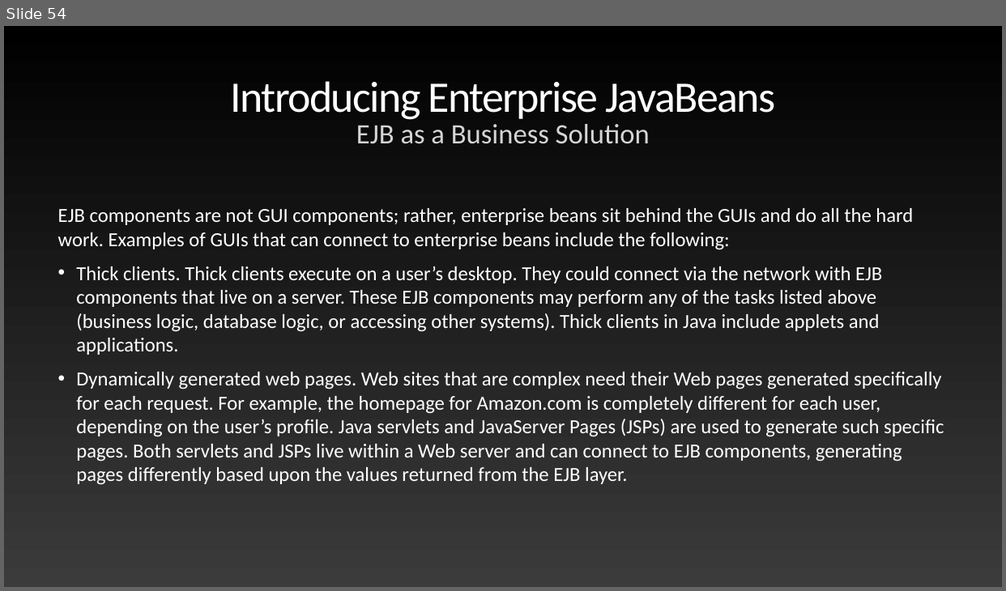
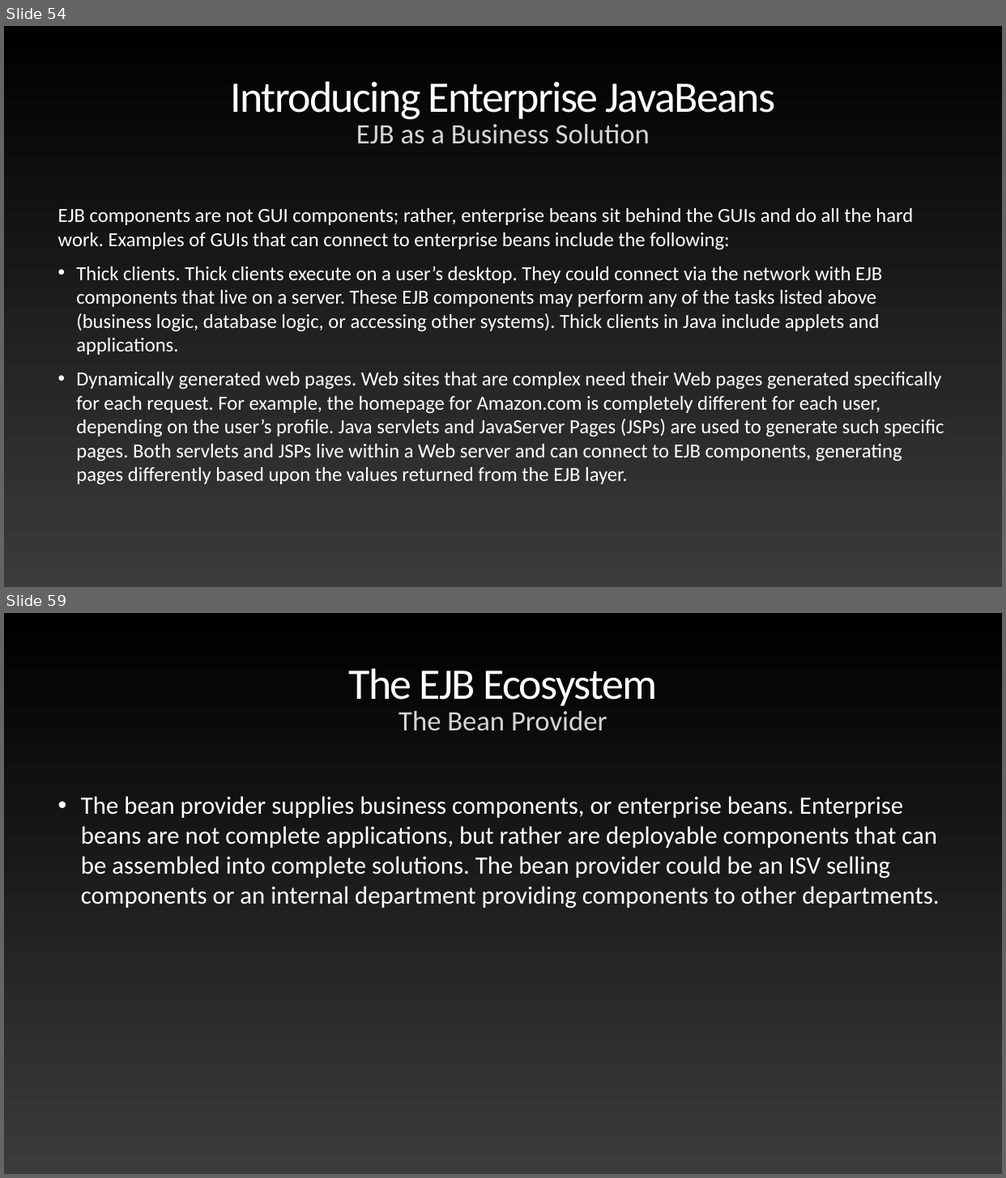
Before and after one commit to anmolrajaroraa/AdvJavaNov2020, a slide deck: Mastering Enterprise JavaBeans.pptx. Shown one above the other, each under a label of ours: slide 54 before the commit, slides 54 and 59 after it; the slides between them are not shown. The pictures are 1006x591 and 1006x1178 pixels, drawn with LibreOffice and Linux fonts; fonts in the diff are those of the drawing. Boxes give left, top, right and bottom in pixels: in the first picture for what was removed or moved away, otherwise in the second. Text is boxed around its words. In the diff, an @@ line names an element or a change of style, - is before the commit and + after.

```diff
--- a/Mastering Enterprise JavaBeans.pptx
+++ b/Mastering Enterprise JavaBeans.pptx
@@ slide 59 added at [4, 613, 1002, 1174], background gradient #000000 to #3B3B3B @@
@@ title added at [349, 668, 657, 706], 84 pt, text gradient #FFFFFF to #929292 @@
+The EJB Ecosystem
@@ text added at [398, 711, 607, 731], 54 pt, text #D5D5D5 @@
+The Bean Provider
@@ text added at [81, 796, 939, 909], 48 pt, text #FFFFFF @@
+• The bean provider supplies business components, or enterprise beans. Enterprise beans are not complete applications, but rather are deployable components that can be assembled into complete solutions. The bean provider could be an ISV selling components or an internal department providing components to other departments.
```
Also in this commit, not shown: 87 other slides added.
